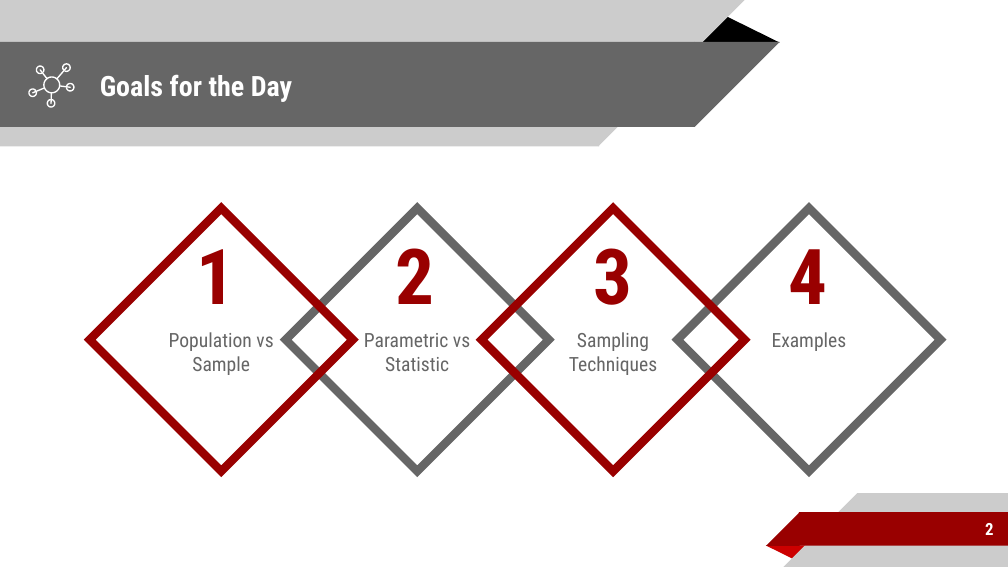
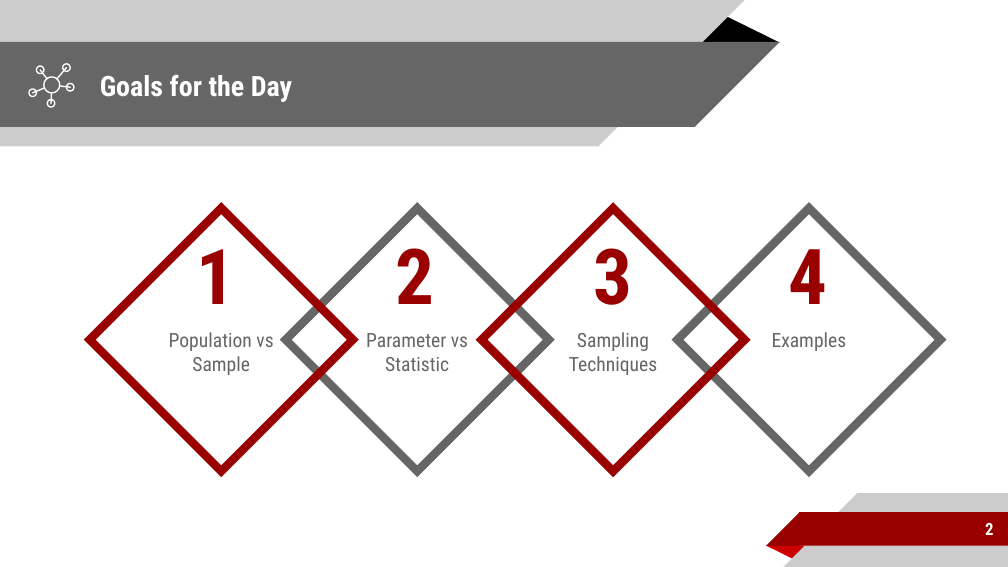
Before and after one commit to coltongearhart/math125, a slide deck: slide 2 of stats/collecting-data.pptx. Drawn at 1008x567 pixels with LibreOffice and Linux fonts; fonts in the diff are those of the drawing. Boxes give left, top, right and bottom in pixels: in the first picture for what was removed or moved away, otherwise in the second. Text is boxed around its words. In the diff, an @@ line names an element or a change of style, - is before the commit and + after.

```diff
--- a/stats/collecting-data.pptx
+++ b/stats/collecting-data.pptx
@@ text in diamond at <box>366,333,468,371</box>: text changed @@
-Parametric vs Statistic
+Parameter vs Statistic
```
Also in this commit, not shown: 1 other file.
